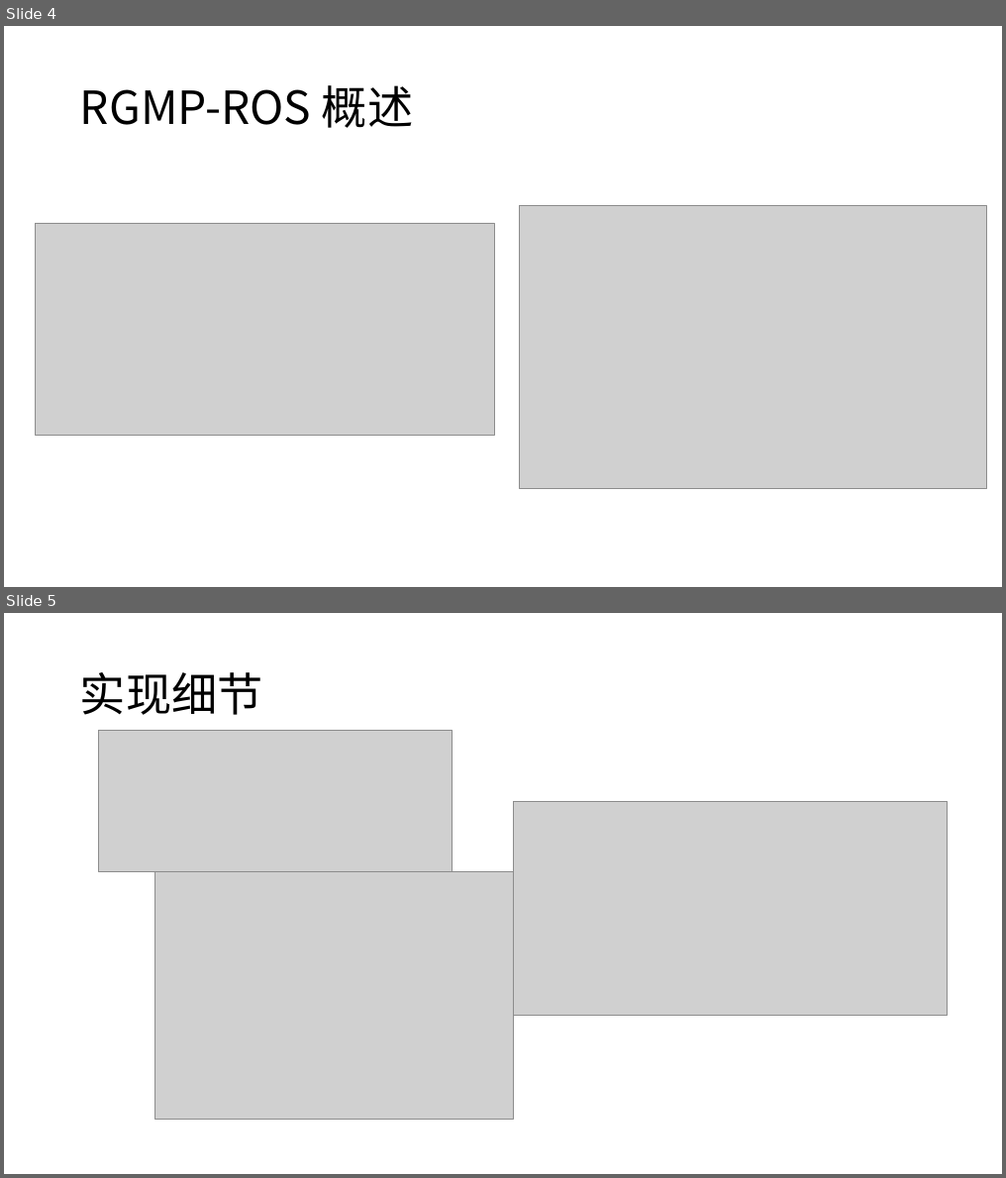
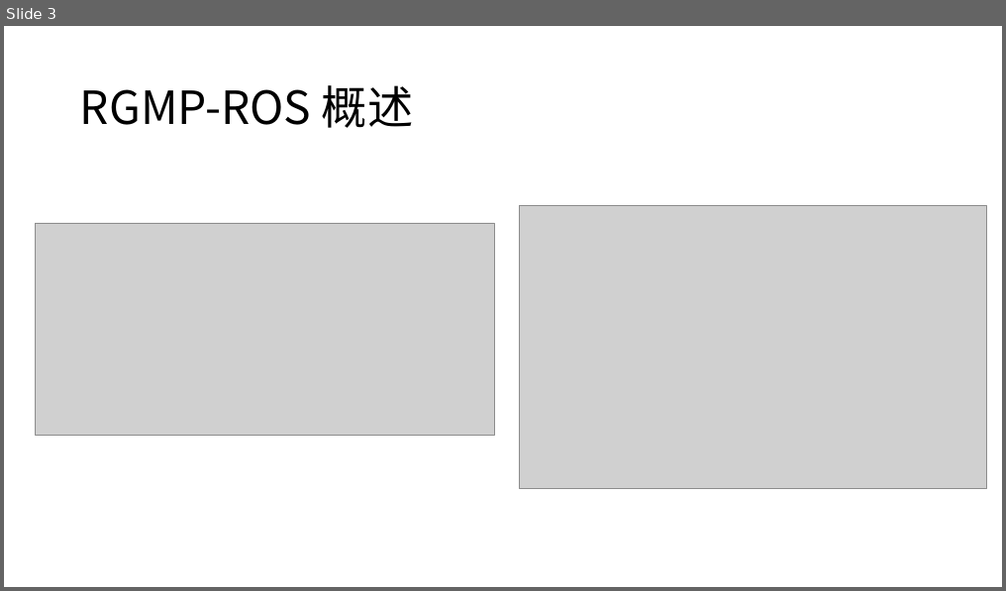
Before and after one commit to ArthurWANGZHE/plct, a slide deck: Task19/RGMP_ROS.pptx. Shown one above the other, each under a label of ours: slides 4 and 5 before the commit, slide 3 after it. The pictures are 1006x1178 and 1006x591 pixels, drawn with LibreOffice and Linux fonts; fonts in the diff are those of the drawing; grey boxes stand for pictures. Boxes give left, top, right and bottom in pixels: in the first picture for what was removed or moved away, otherwise in the second. Text is boxed around its words. In the diff, an @@ line names an element or a change of style, - is before the commit and + after.

```diff
--- a/Task19/RGMP_ROS.pptx
+++ b/Task19/RGMP_ROS.pptx
@@ slide 5 removed at [4,613,1002,1174], background #FFFFFF @@
@@ title removed at [80,672,263,715] @@
-实现细节
@@ picture removed at [99,731,452,872] @@
@@ picture removed at [513,801,947,1016] @@
@@ picture removed at [155,872,513,1119] @@
@@ what was slide 4 is now slide 3 @@
```
Also in this commit, not shown: 3 slides changed, 3 slides added, 3 other slides removed, 2 other files.
